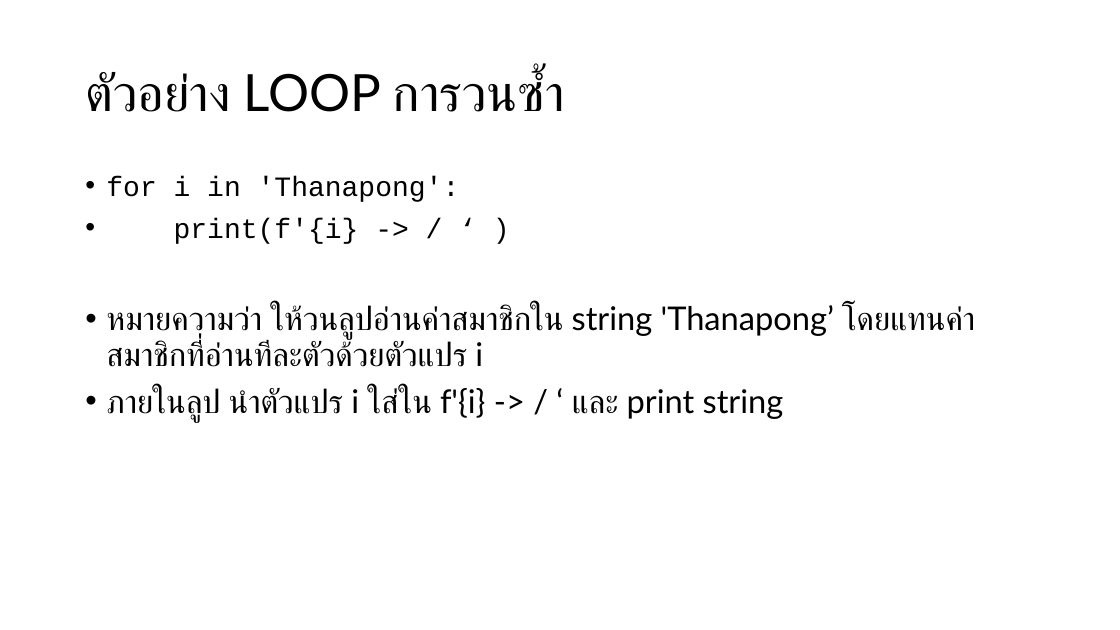
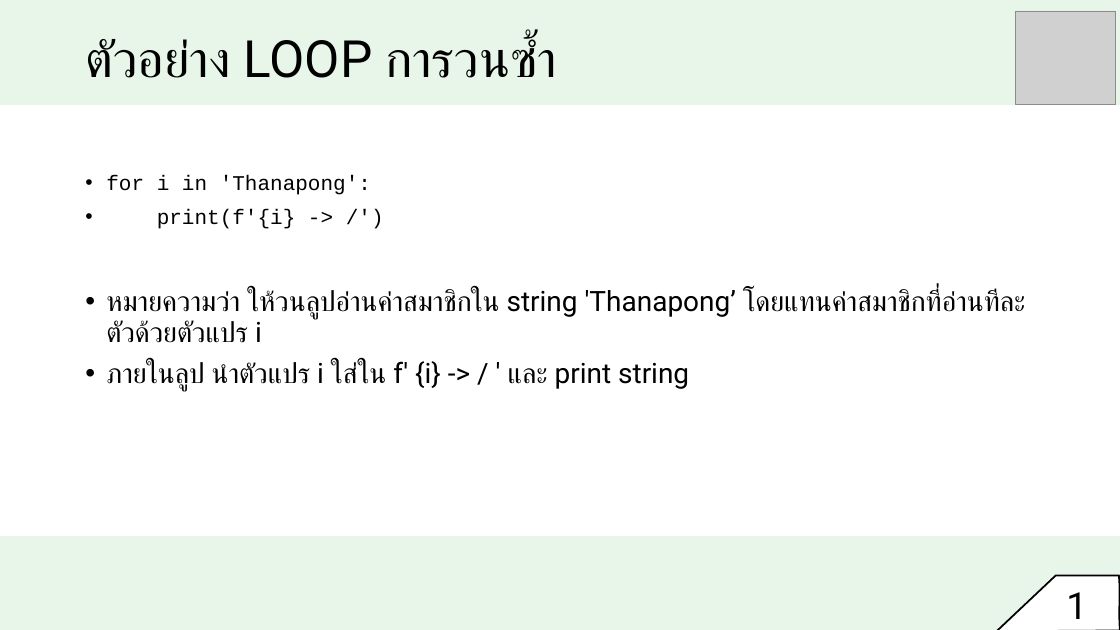
Before and after one commit to tohnperfect/Course-DS-Programming-and-Data-Viz, a slide deck: slide 2 of PPT/Class period 3.pptx. Drawn at 1120x630 pixels with LibreOffice and Linux fonts; fonts in the diff are those of the drawing; grey boxes stand for pictures. Boxes give left, top, right and bottom in pixels: in the first picture for what was removed or moved away, otherwise in the second. Text is boxed around its words. In the diff, an @@ line names an element or a change of style, - is before the commit and + after.

```diff
--- a/PPT/Class period 3.pptx
+++ b/PPT/Class period 3.pptx
@@ rectangle added at [0, 0, 1120, 104], fill #E8F5E9, outline #E8F5E9 1.5 pt @@
@@ title "ตัวอย่าง LOOP การวนซ้ำ": place and size @@
-title "ตัวอย่าง LOOP การวนซ้ำ" at [85, 71, 565, 112]
+title "ตัวอย่าง LOOP การวนซ้ำ" at [85, 37, 557, 78]
@@ title "ตัวอย่าง LOOP การวนซ้ำ" at [85, 37, 557, 78]: font Lato to Roboto @@
@@ picture added at [1016, 11, 1117, 104] @@
@@ text at [106, 175, 1025, 343]: size 24 to 18 pt in "for i in 'Thanapong':"; size 28 to 24 pt, font Lato to Roboto in "หมายความว่า ให้วนลูปอ่านค่าสมาชิกใน string 'Thanapong’ โดยแท ..." @@
@@ text at [157, 209, 296, 229]: text changed; size 24 to 18 pt @@
-• print(f'{i} -> / ‘ )
+• print(f'{i} -> /')
@@ text at [106, 361, 689, 392]: text changed; size 28 to 24 pt; font Lato to Roboto @@
-• ภายในลูป นำตัวแปร i ใส่ใน f'{i} -> / ‘ และ print string
+• ภายในลูป นำตัวแปร i ใส่ใน f' {i} -> / ' และ print string
@@ rectangle added at [0, 537, 1120, 630], fill #E8F5E9, outline #E8F5E9 1.5 pt @@
@@ freeform shape added at [996, 576, 1120, 630], fill #FFFFFF, outline #000000 1.5 pt @@
@@ text added at [1066, 592, 1087, 619], 32 pt, text #000000 @@
+1
```
Also in this commit, not shown: 26 other slides changed, 40 other files.
